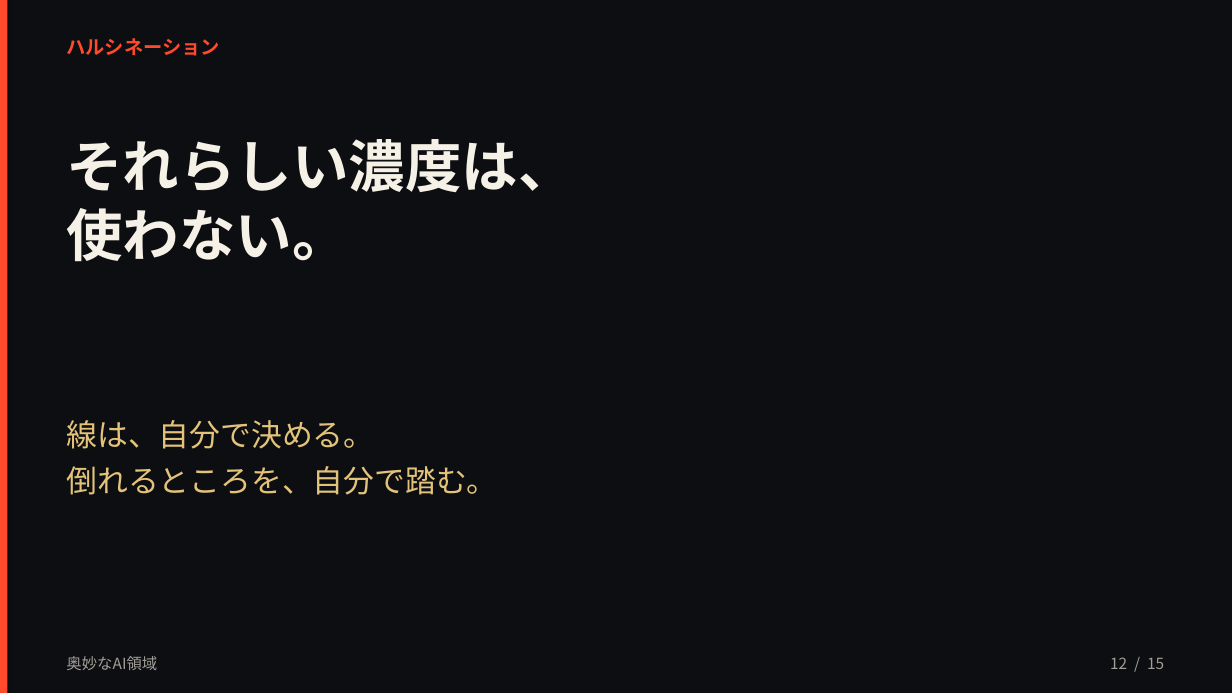
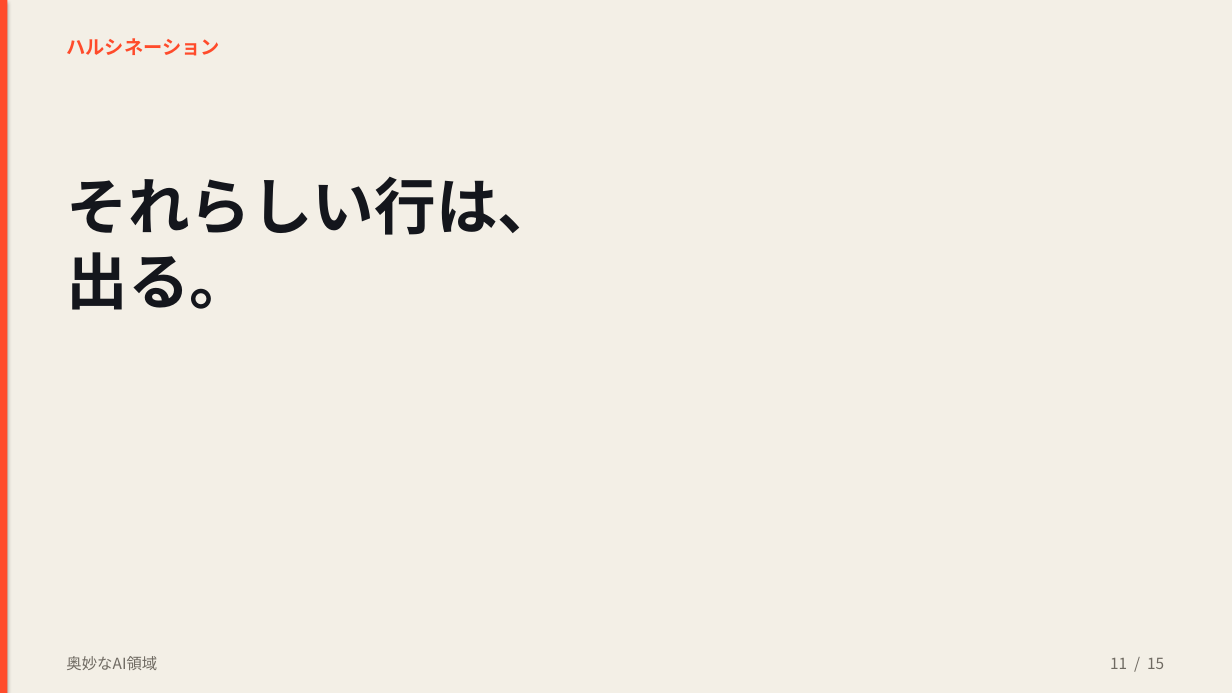
Before and after one commit to kouyozhang-design/vodcoach-ai, a slide deck: slide 11 of presentation/奥妙なAI領域_文化祭.pptx (slide 12 before the commit). Drawn at 1232x693 pixels with LibreOffice and Linux fonts; fonts in the diff are those of the drawing. Boxes give left, top, right and bottom in pixels: in the first picture for what was removed or moved away, otherwise in the second. Text is boxed around its words. In the diff, an @@ line names an element or a change of style, - is before the commit and + after.

```diff
--- a/presentation/奥妙なAI領域_文化祭.pptx
+++ b/presentation/奥妙なAI領域_文化祭.pptx
@@ background #0C0E12 to #F3EFE6 @@
@@ text at bbox=[66, 177, 559, 310]: text changed; size 44 to 48 pt; text colour #F6F1E7 to #14161C @@
-それらしい濃度は、
-使わない。
+それらしい行は、
+出る。
@@ text removed at bbox=[66, 420, 497, 495] @@
-線は、自分で決める。
-倒れるところを、自分で踏む。
@@ text "奥妙なAI領域" at bbox=[66, 656, 157, 670]: text colour #A39E96 to #6F6A62 @@
@@ text at bbox=[1110, 658, 1164, 669]: text changed; text colour #A39E96 to #6F6A62 @@
-12 / 15
+11 / 15
```
Also in this commit, not shown: 10 other slides changed, 4 slides added, 4 slides removed, 2 other files.
